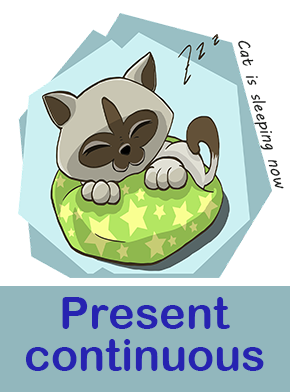
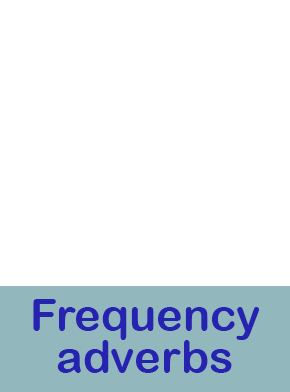
Layered file, before and after one edit (290x392). Changes by layer:
renamed "continuous" to "adverbs", painted on it over [25, 339, 264, 373]
renamed "Present" to "Frequency", painted on it over [33, 297, 260, 340]
removed layer "Cat is sleeping now" over [238, 40, 284, 189]
removed layer "kitten-1456832_1280" over [18, 13, 272, 278]
